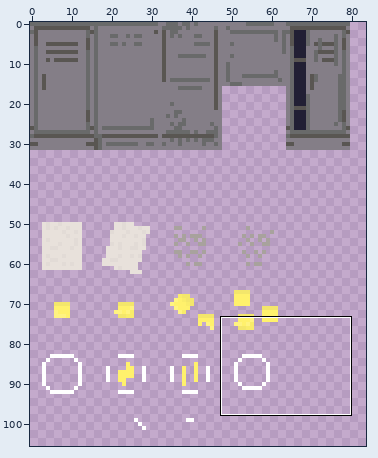
Edited in one commit: pixel-art file (repo_assets/tg_node_misc.aseprite). Above: a wide view before the commit, with the close-up outlined.
Close-up. Before:
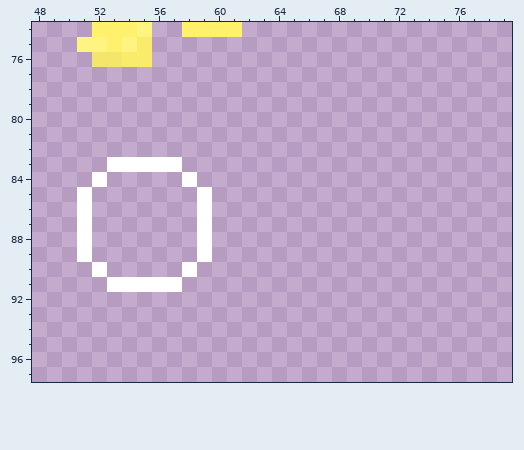
256x256 pixels, 1 frame. Shown: x 48..79, y 74..97. The wide view leaves out empty margins.
The result:
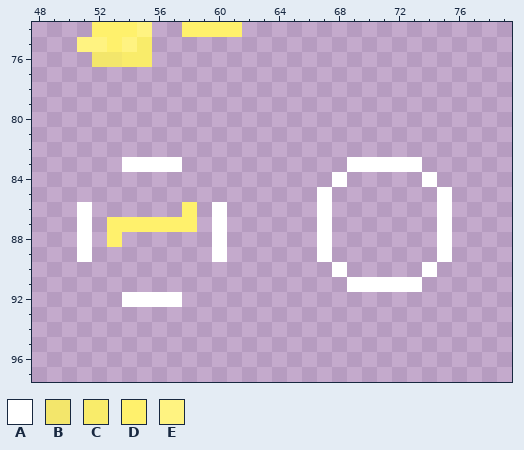
Palette (. is transparent): A #ffffff  B #f3e66b  C #f9ec6a  D #fff16c  E #fff381
Changes in this commit:
Layer "hover":
The edit adds colour A in row 83 at x 69 to 73; in row 84 at x 68 and 74; in row 85 at x 67 and 75; in rows 86 to 89 at x 60, 67 and 75; in row 90 at x 68 and 74; in row 91 at x 69 to 73.
The edit adds colour A in row 92 at x 54 to 57.
The edit adds colour D in row 86 at x 58; in row 87 at x 53 to 58; in row 88 at x 53.
Colour A is removed in row 83 at x 53; in row 84 at x 52 and 58; in row 85 at x 51 and 59; in rows 86 to 89 at x 59; in row 90 at x 52 and 58; in row 91 at x 53 to 57.
Where, in picture pixels (left, top, right, bottom), the same in both close-ups:
changed: (77, 157, 227, 307)
added: (317, 157, 452, 292)
